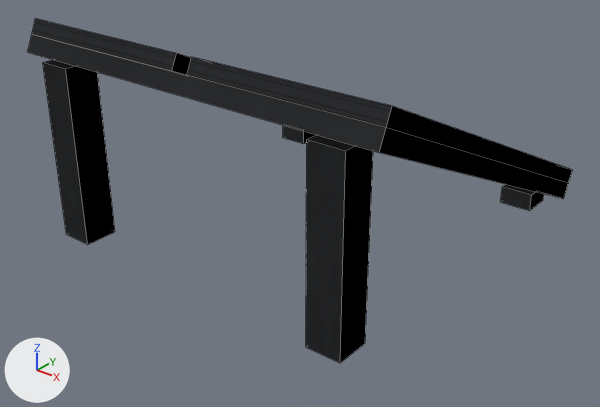
A saved change to the OBJ model src/main/resources/assets/electricity/models/pv_tilt/pv_tilt.obj.
The view is the same before and after, from a 50 mm lens placed at (1.116, -1.453, 0.922), pointed at (0.034, -0.1, 0.084). The lights are fixed; the arrows at lower left show +X, +Y and +Z. The older version comes first. Mesh edges are drawn as thin lines. Where no turn or scale is listed for an object, it has been applied to the vertices.

In view in the first picture: 'frame', 'legs', 'modules.002'.
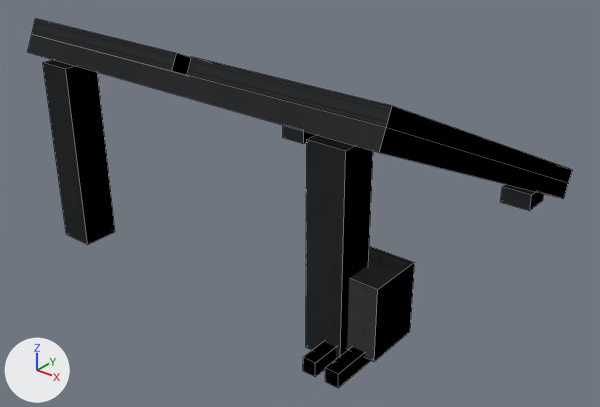
Pixel boxes (x1, y1, x2, y2) of what changed, in the pictures (600 x 407 px):
```json
{"object": "harness", "change": "added", "after": [347, 263, 415, 361]}
{"object": "harness.002", "change": "added", "after": [303, 342, 371, 388]}
{"object": "harness.001", "change": "added", "after": [349, 246, 415, 290]}
```

The change, as JSON lines over the scene's bpy script:
```json
{"op": "add", "block": "img_dc_string_line_png", "code": ["img_dc_string_line_png = load_image('dc_string_line.png', '../../textures/block/dc_string_line.png', 16, 16, 'sRGB')"]}
{"op": "add", "block": "img_pv_cabinet_top_png", "code": ["img_pv_cabinet_top_png = load_image('pv_cabinet_top.png', '../../textures/block/pv_cabinet_top.png', 32, 32, 'sRGB')"]}
{"op": "add", "block": "img_pv_cabinet_png", "code": ["img_pv_cabinet_png = load_image('pv_cabinet.png', '../../textures/block/pv_cabinet.png', 32, 32, 'sRGB')"]}
{"op": "add", "block": "mat_dc_cable", "code": ["mat_dc_cable = principled_material('dc_cable')", "mat_dc_cable.texture = img_dc_string_line_png"]}
{"op": "add", "block": "mat_cabinet_top", "code": ["mat_cabinet_top = principled_material('cabinet_top')", "mat_cabinet_top.texture = img_pv_cabinet_top_png"]}
{"op": "add", "block": "mat_cabinet", "code": ["mat_cabinet = principled_material('cabinet')", "mat_cabinet.texture = img_pv_cabinet_png"]}
{"op": "add", "block": "me_harness_002", "code": ["me_harness_002 = bpy.data.meshes.new('harness.002')", "me_harness_002.from_pydata(...)  # a box spanning x 0.361..0.389, y -0.5..-0.36, z 0.0..0.03; a box spanning x 0.411..0.439, y -0.5..-0.36, z 0.0..0.03", "me_harness_002.materials.append(mat_dc_cable)  # picture img_dc_string_line_png"]}
{"op": "add", "block": "me_harness_001", "code": ["me_harness_001 = bpy.data.meshes.new('harness.001')", "me_harness_001.from_pydata(...)  # 4 vertices, 1 face; spans x 0.34..0.46, y -0.42..-0.3, z 0.17", "me_harness_001.materials.append(mat_cabinet_top)  # picture img_pv_cabinet_top_png"]}
{"op": "add", "block": "me_harness", "code": ["me_harness = bpy.data.meshes.new('harness')", "me_harness.from_pydata(...)  # 8 vertices, 5 faces; spans x 0.34..0.46, y -0.42..-0.3, z 0.02..0.17", "me_harness.materials.append(mat_cabinet)  # picture img_pv_cabinet_png"]}
{"op": "add", "block": "ob_harness_002", "code": ["ob_harness_002 = bpy.data.objects.new('harness.002', me_harness_002)", "ob_harness_002.location = (0.0, 0.0, 0.0)"]}
{"op": "add", "block": "ob_harness_001", "code": ["ob_harness_001 = bpy.data.objects.new('harness.001', me_harness_001)", "ob_harness_001.location = (0.0, 0.0, 0.0)"]}
{"op": "add", "block": "ob_harness", "code": ["ob_harness = bpy.data.objects.new('harness', me_harness)", "ob_harness.location = (0.0, 0.0, 0.0)"]}
```
